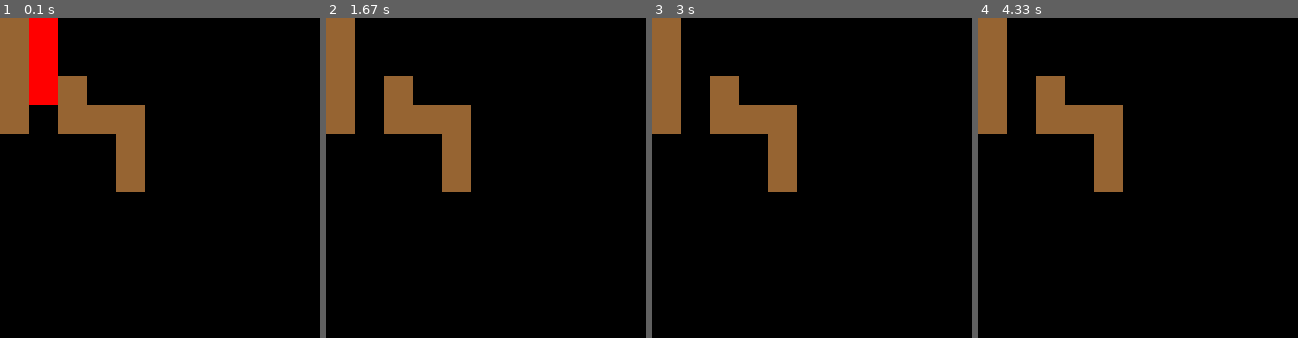
Above: before the commit, frames 1-4 (left to right).
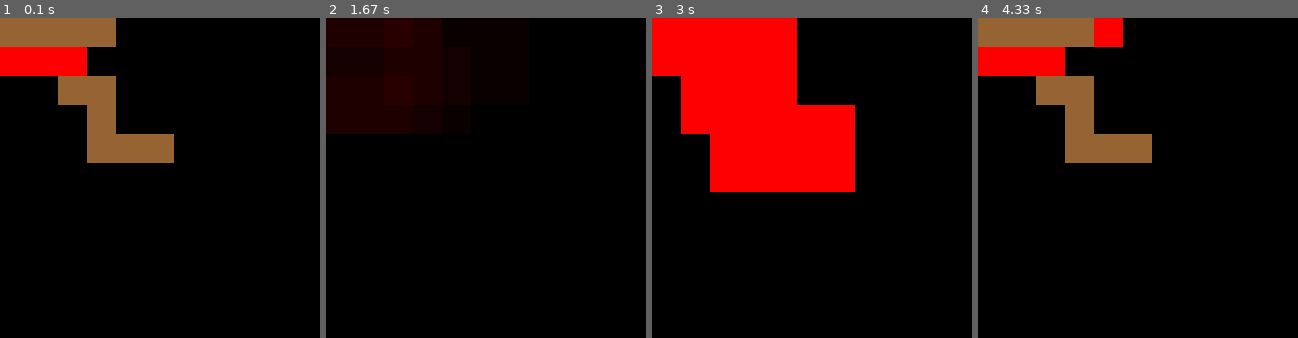
Above: after the commit, the same moments.

Repository: MohFakih/ignitus.ai
Game: pygame game, started from testSimulation.py
Same seed, same stepped clock (60 frames per second), same inputs: the game is played once before the commit and once after it.
Inputs:
- Up to frame 1 (0.1 s): no input
- Up to frame 2 (1.67 s): hold R 0.33-0.8 s; tap D at 0.83 s; hold D 1.17-1.63 s
- Up to frame 3 (3 s): tap D at 1.67, 2.07, 2.37, 2.57, 2.9 s
- Up to frame 4 (4.33 s): tap D at 3.2, 3.4, 3.7, 3.97, 4.3 s

The runs differ from the first frame. In frame 1, 11% of the frame differs, in the area x 0-55%, y 0-55%; in frame 2, 15%; in frame 3, 26%, in the area x 0-64%, y 0-55%; in frame 4, 12%.

Commit message:
Added debug display modes. fixed stability issues

Diff:
--- a/Basic2DSim.py
+++ b/Basic2DSim.py
@@ -13,6 +13,19 @@
 RED   = (255, 0, 0)
 BROWN = (150, 100, 50)
 
+def passthrough(x):
+    return x
+
+def prettyGrid(grid, f=passthrough):
+    W = len(grid[0])
+    s = "+" + " -"*W + "+\n"
+    for row in grid:
+        s += "|"
+        for cell in row:
+            s += " "+str(f(cell))
+        s += "|\n"
+    s += "+" + " -"*W + "+\n"
+    return s
 
 
 class CellFactory:
@@ -37,6 +50,12 @@
         self.grid = None
         self.init_grid()
 
+    def _dbg_adjacent_flammable_grid(self):
+        adjFlameGrid = self.create_empty_grid()
+        for cell in self.list_cells():
+            adjFlameGrid[cell.x][cell.y] = cell.foundAdjacentFlammable
+        return adjFlameGrid
+
     def load_world_from_file(self, filename):
         f = open(filename, 'r')
         s = f.read()
@@ -49,11 +68,12 @@
 
     def load_grid_from_string_list(self, s_list):
         self.init_grid()
+        cellFactory = CellFactory(self, self.grid)
         for line in s_list:
             x, y, block_type = line.split()
             x, y = int(x), int(y)
-            cellFactory = CellFactory(self, self.grid)
             self.grid[x][y] = cellFactory.createCell((x, y), block_type)
+        self.propagate()
 
     def load_grid_from_string(self, s):
         self.load_grid_from_string_list(s.splitlines())
@@ -61,7 +81,9 @@
     def serialize(self):
         s = str(self.W) + " " + str(self.H) + "\n"
         for cell in self.list_cells():
-            s += cell.serialize()
+            serialized_cell = cell.serialize()
+            if serialized_cell != None:
+                s += serialized_cell
         return s
 
     def create_empty_grid(self):
@@ -75,11 +97,11 @@
             Initialize the grid and fill it with default block types
         """
         self.grid = self.create_empty_grid()
-
+        cellFactory = CellFactory(self, self.grid)
         for x in range(self.H):
             for y in range(self.W):
-                cellFactory = CellFactory(self, self.grid)
                 self.grid[x][y] = cellFactory.createCell((x, y), block_type)
+        self.propagate()
 
     def list_cells(self):
         L = []
@@ -98,6 +120,10 @@
         s += "+" + " -"*self.W + "+\n"
         return s
 
+    def draw(self, screen, block_width, block_height, debug=None):
+        for cell in self.list_cells():
+            cell.draw(screen, block_width, block_height, debug)
+
     def step(self):
         newGrid = self.create_empty_grid()
         for old_cell in self.list_cells():
@@ -105,13 +131,15 @@
             y = old_cell.y
             newGrid[x][y] = old_cell.step(self, newGrid)
         self.grid = newGrid
-
+        self.propagate()
+
+    def propagate(self):
         for cell in self.list_cells():
             cell.propagate(self.grid, self)
 
 class Cell:
     def __init__(self, coords, parent_world, parent_grid, block_type='air'):
-        self.x, self.y = coords
+        self.x, self.y = self.coords = coords
         self.parent_world = parent_world
         self.parent_grid = parent_grid
         self.block_type =  block_type
@@ -141,6 +169,8 @@
         self.countVicinitylames += 1
 
     def serialize(self):
+        if self.block_type == 'air':
+            return None
         return str(self.x) + " " + str(self.y) + " " + self.block_type+"\n"
 
     def __str__(self):
@@ -153,11 +183,17 @@
         pass
 
     def getRect(self, block_width, block_height):
-        return [self.x * block_width, self.y * block_height, block_width, block_height]
-
-    def draw(self, screen, block_width, block_height):
+        return [self.y * block_height, self.x * block_width, block_width, block_height]
+
+    def draw(self, screen, block_width, block_height, debug=None):
         rect = self.getRect(block_width, block_height)
-        pygame.draw.rect(screen, self.color, rect)
+        if debug == None:
+            pygame.draw.rect(screen, self.color, rect)
+        elif debug == 'adjacentFlammable':
+            pygame.draw.rect(screen, RED if self.foundAdjacentFlammable else BLACK, rect)
+        elif debug == 'vicinityFlameCount':
+            pygame.draw.rect(screen, (self.countVicinitylames*10, 0, 0), rect)
+
 
 class Cell_FIRE(Cell):
     def __init__(self, coords, parent_world, parent_grid):
@@ -166,13 +202,13 @@
 
     def step(self, newWorld, newGrid):
         if not self.foundAdjacentFlammable:
-            return Cell_AIR((self.x, self.y), newWorld, newGrid)
+            return Cell_AIR(self.coords, newWorld, newGrid)
         else:
             # Check for flames in the vicinity
-            if self.countVicinitylames < 4 and np.random.randn() < 0.2:
-                return Cell_AIR((self.x, self.y), newWorld, newGrid)
+            if self.countVicinitylames < 4 and np.random.random() < 0.05:
+                return Cell_AIR(self.coords, newWorld, newGrid)
             else:
-                return Cell_FIRE((self.x, self.y), newWorld, newGrid)
+                return Cell_FIRE(self.coords, newWorld, newGrid)
 
     def propagate(self, newWorld, newGrid):
         for cell in self.list_vicinity_cells():
@@ -189,9 +225,9 @@
         damage = self.countVicinitylames
         newHP = self.hp-damage
         if newHP <= 0:
-            return Cell_AIR((self.x, self.y), newWorld, newGrid)
+            return Cell_AIR(self.coords, newWorld, newGrid)
         else:
-            return Cell_WOOD((self.x, self.y), newWorld, newGrid, newHP)
+            return Cell_WOOD(self.coords, newWorld, newGrid, newHP)
 
     def propagate(self, newWorld, newGrid):
         for cell in self.list_adjacent_cells():
@@ -207,6 +243,8 @@
     def step(self, newWorld, newGrid):
         if self.foundAdjacentFlammable:
             probability_of_fire = 0.04*self.countVicinitylames
-            if np.random.randn() < probability_of_fire:
-                return Cell_FIRE((self.x, self.y), newWorld, newGrid)
-        return Cell_AIR((self.x, self.y), newWorld, newGrid)
+            # if probability_of_fire != 0:
+            #     print(self.coords, probability_of_fire)
+            if np.random.random() < probability_of_fire:
+                return Cell_FIRE(self.coords, newWorld, newGrid)
+        return Cell_AIR(self.coords, newWorld, newGrid)
--- a/testSimulation.py
+++ b/testSimulation.py
@@ -1,7 +1,7 @@
-from Basic2DSim import *
+from Basic2DSim import World, prettyGrid
 import pygame, sys
 
-filename = "TestFireSpread.world"
+filename = "testFireSpread.world"
 world = World(0, 0)
 world.load_world_from_file(filename)
 
@@ -11,17 +11,27 @@
 block_width = width/world.W
 block_height= height/world.H
 screen = pygame.display.set_mode(size)
+timestep = 0
+display_mode = 0
+DISPLAY_MODES = 3
 while 1:
     for event in pygame.event.get():
         if event.type == pygame.QUIT:
             sys.exit()
         if event.type == pygame.KEYDOWN:
-            if pygame.key.get_pressed()[pygame.K_r]:
+            ky = pygame.key.get_pressed()
+            if ky[pygame.K_r]:
+                timestep += 1
                 world.step()
-                print(str(world))
+            if ky[pygame.K_d]:
+                display_mode = (display_mode+1)%DISPLAY_MODES
 
-    screen.fill(BLACK)
-    for cell in world.list_cells():
-        cell.draw(screen, block_width, block_height)
+    screen.fill((0, 0, 0))
+    if display_mode == 0:
+        world.draw(screen, block_width, block_height)
+    elif display_mode == 1:
+        world.draw(screen, block_width, block_height, 'adjacentFlammable')
+    elif display_mode == 2:
+        world.draw(screen, block_width, block_height, 'vicinityFlameCount')
 
     pygame.display.flip()
Not shown, added: testStability.world
